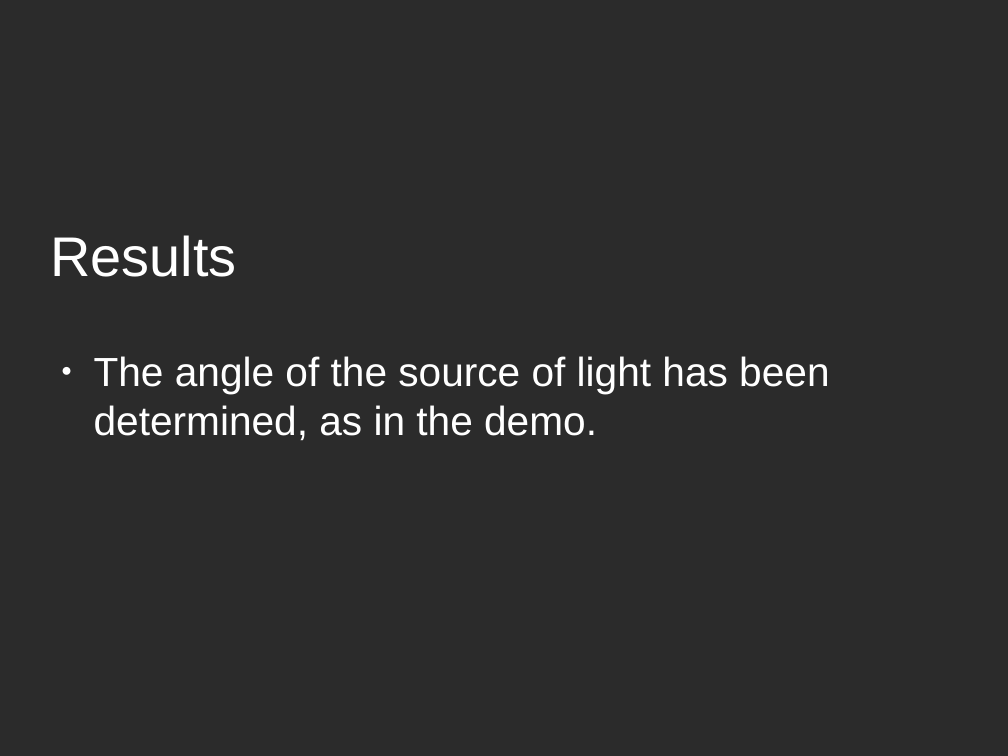
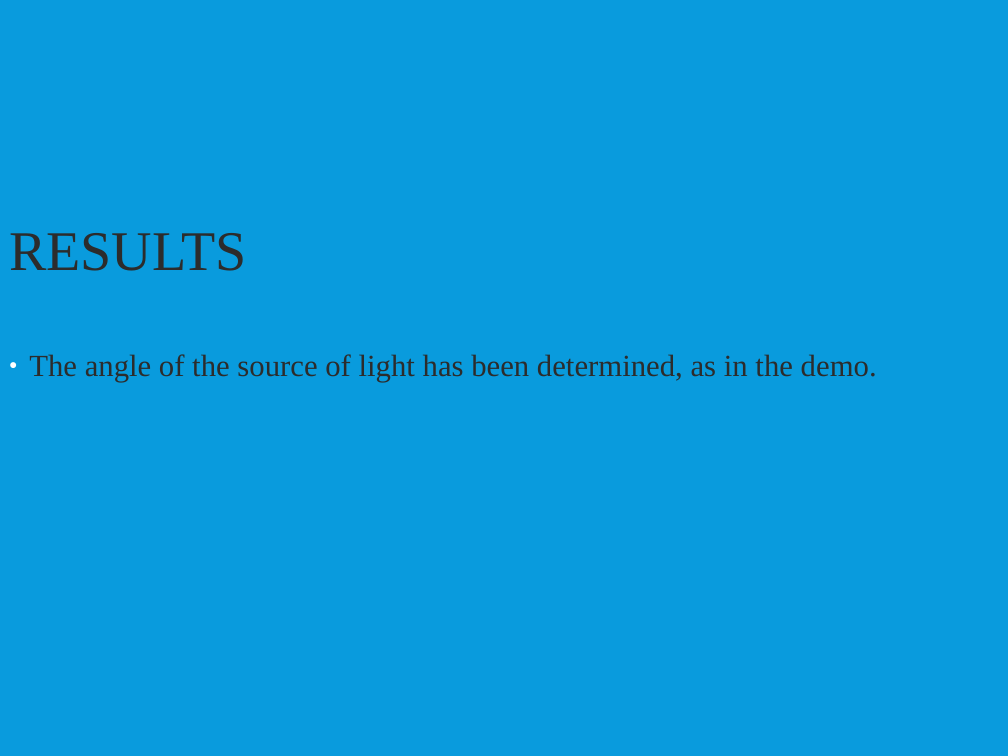
Before and after one commit to Anirudh-Shrikanth/light_source_direction_detection, a slide deck: slide 8 of PPT.odp. Drawn at 1008x756 pixels with LibreOffice and Linux fonts; fonts in the diff are those of the drawing; background and template pictures are left out; a plain dark background stands for a picture behind light text. Boxes give left, top, right and bottom in pixels: in the first picture for what was removed or moved away, otherwise in the second. Text is boxed around its words. In the diff, an @@ line names an element or a change of style, - is before the commit and + after.

```diff
--- a/PPT.odp
+++ b/PPT.odp
@@ background picture (left out) to #099BDD @@
@@ title at bbox=[9, 233, 247, 271]: text changed; size 44 to 44.1 pt; font Arial to Times New Roman; text colour #FFFFFF to #2C2C2C @@
-Results
+RESULTS
@@ text "The angle of the source ...": place and size @@
-text "The angle of the source ..." at bbox=[94, 356, 829, 441]
+text "The angle of the source ..." at bbox=[29, 354, 877, 382]
@@ text "The angle of the source ..." at bbox=[29, 354, 877, 382]: size 32 to 24.2 pt, font Arial to Times New Roman, text colour #FFFFFF to #2C2C2C; indent changed; line spacing 1 to 0.9; more space between paragraphs @@
```
Also in this commit, not shown: 7 other slides changed.
